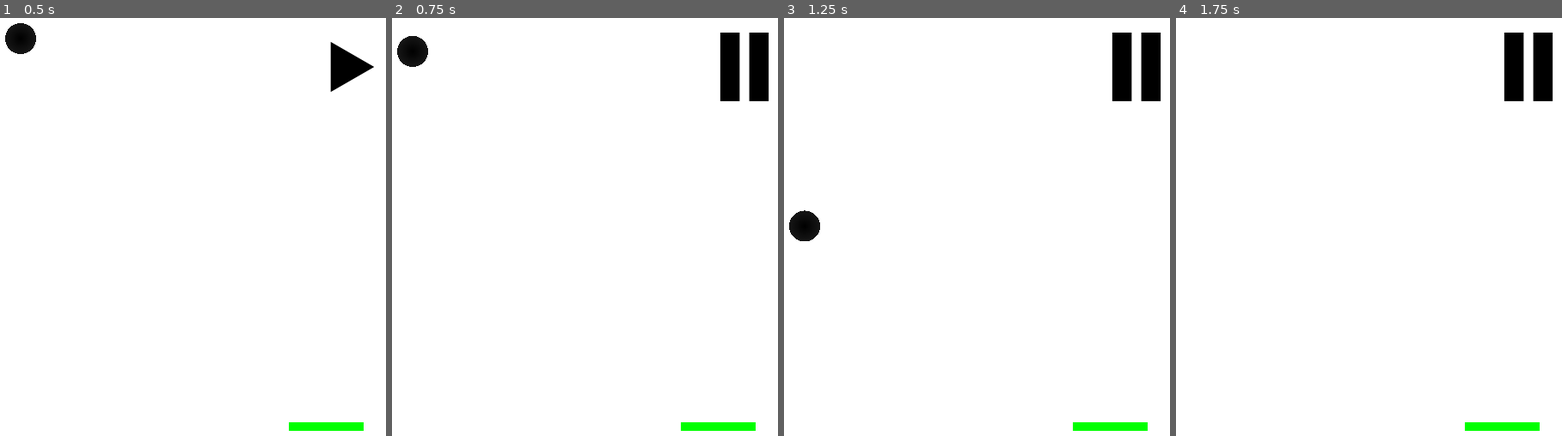
Above: before the commit, frames 1-4 (left to right).
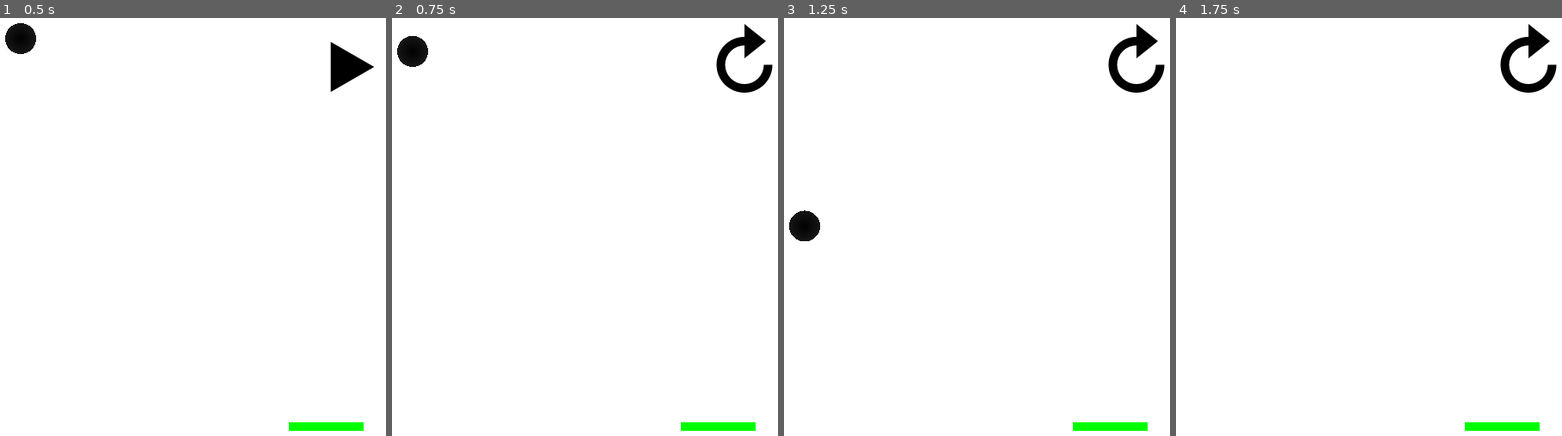
Above: after the commit, the same moments.

Repository: trizko/Papyrus
Game: Godot game, scene res://scenes/levels/level-01-01.tscn
Two runs of this game, one before a commit and one after it. Both use one fixed random seed, a clock stepped at 60 frames per second and the inputs below.
Inputs (mouse positions are in pixels of both pictures, inside the frame that each line leads up to):
- Up to frame 1 (0.5 s): no input
- Up to frame 2 (0.75 s): click (743, 68) at 0.5 s
- Up to frame 3 (1.25 s): no input
- Up to frame 4 (1.75 s): move the mouse to (outside the picture) at 1.27 s; click (outside the picture) at 1.42 s

Frame 1 is identical in both runs. In frame 2, 1.5% of the frame differs, in the area x 83-99%, y 1-20%; in frame 3, 1.5%; in frame 4, 1.5%.

Commit message:
Add reload icon svg to scene for level controls

Diff:
--- /dev/null
+++ b/godot/Papyrus/art/images/reload.svg
@@ -0,0 +1,14 @@
+<svg
+    xmlns="http://www.w3.org/2000/svg"
+    xmlns:xlink="http://www.w3.org/1999/xlink"
+    version="1.1"
+    x="0px"
+    y="0px"
+    viewBox="0 0 512 640"
+    width="100px"
+    height="100px"
+    xml:space="preserve"
+>
+    <path
+        d="M256,448c-79.406,0-144-64.594-144-144s64.594-144,144-144v96l160-128L256,0v96C141.313,96,48,189.313,48,304  s93.313,208,208,208s208-93.313,208-208h-64C400,383.406,335.406,448,256,448z" />
+</svg>
--- a/godot/Papyrus/scripts/play_pause_button.gd
+++ b/godot/Papyrus/scripts/play_pause_button.gd
@@ -13,7 +13,7 @@
 
 func update_texture():
 	if current_state == State.PLAY:
-		self.texture_normal = preload("res://art/images/pause.svg")
+		self.texture_normal = preload("res://art/images/reload.svg")
 	else:
 		self.texture_normal = preload("res://art/images/play.svg")
 
Not shown, added: godot/Papyrus/art/images/reload.svg.import
